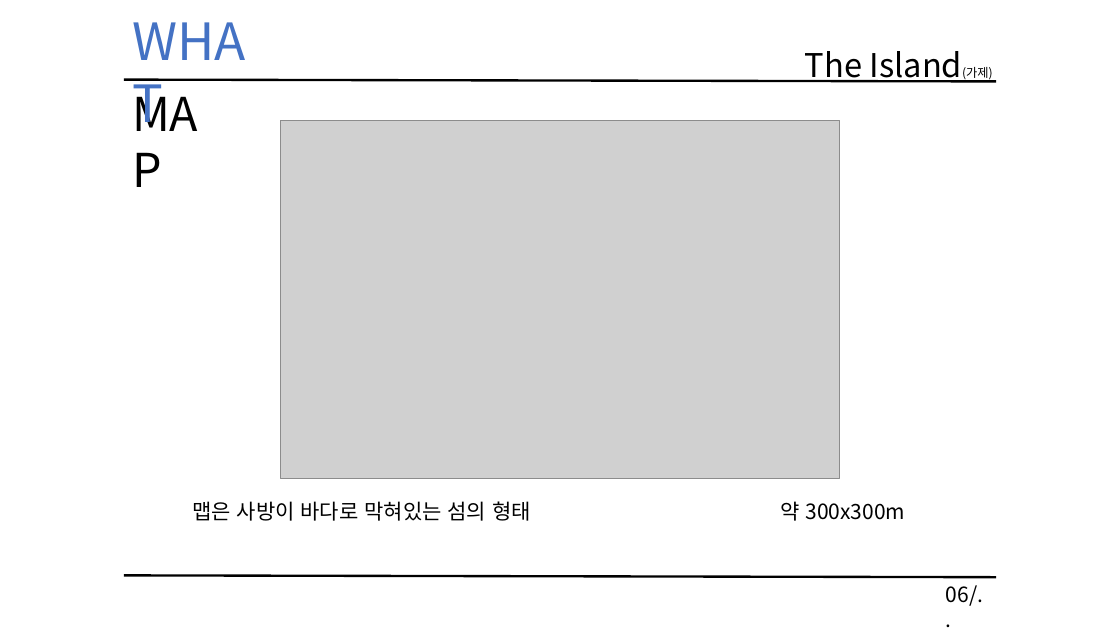
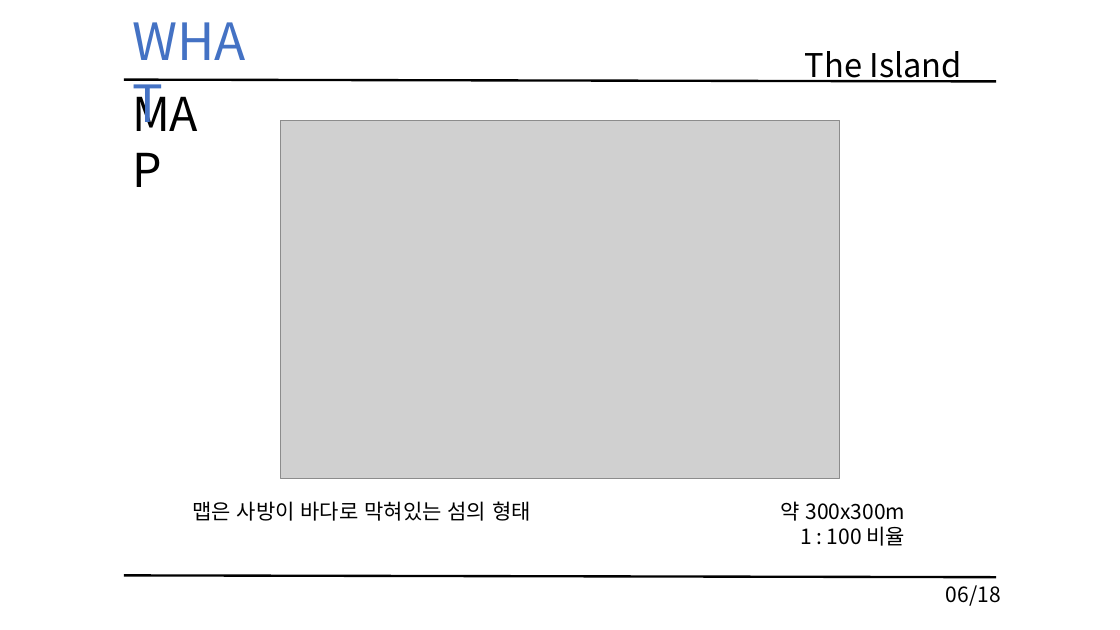
Before and after one commit to KimHaYoon/SickPerson, a slide deck: slide 6 of 문서/졸업작품 게임 기획서 초안.pptx. Drawn at 1120x630 pixels with LibreOffice and Linux fonts; fonts in the diff are those of the drawing; grey boxes stand for pictures. Boxes give left, top, right and bottom in pixels: in the first picture for what was removed or moved away, otherwise in the second. Text is boxed around its words. In the diff, an @@ line names an element or a change of style, - is before the commit and + after.

```diff
--- a/문서/졸업작품 게임 기획서 초안.pptx
+++ b/문서/졸업작품 게임 기획서 초안.pptx
@@ text at [805,51,962,83]: text changed @@
-The Island(가제)
+The Island
@@ text at [800,526,906,546]: paragraph added @@
+1 : 100 비율
@@ text at [946,585,1001,606]: text changed @@
-06/..
+06/18
```
Also in this commit, not shown: 18 other slides changed, 1 slide added.
